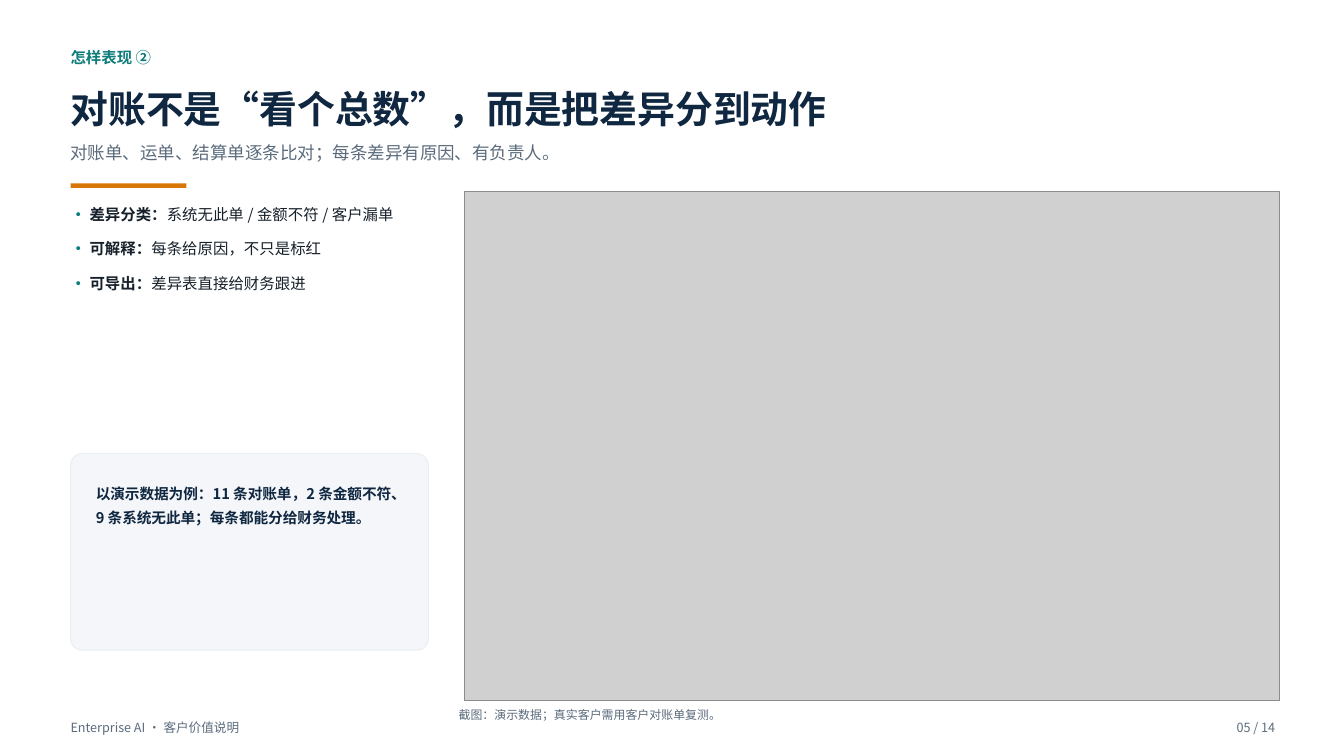
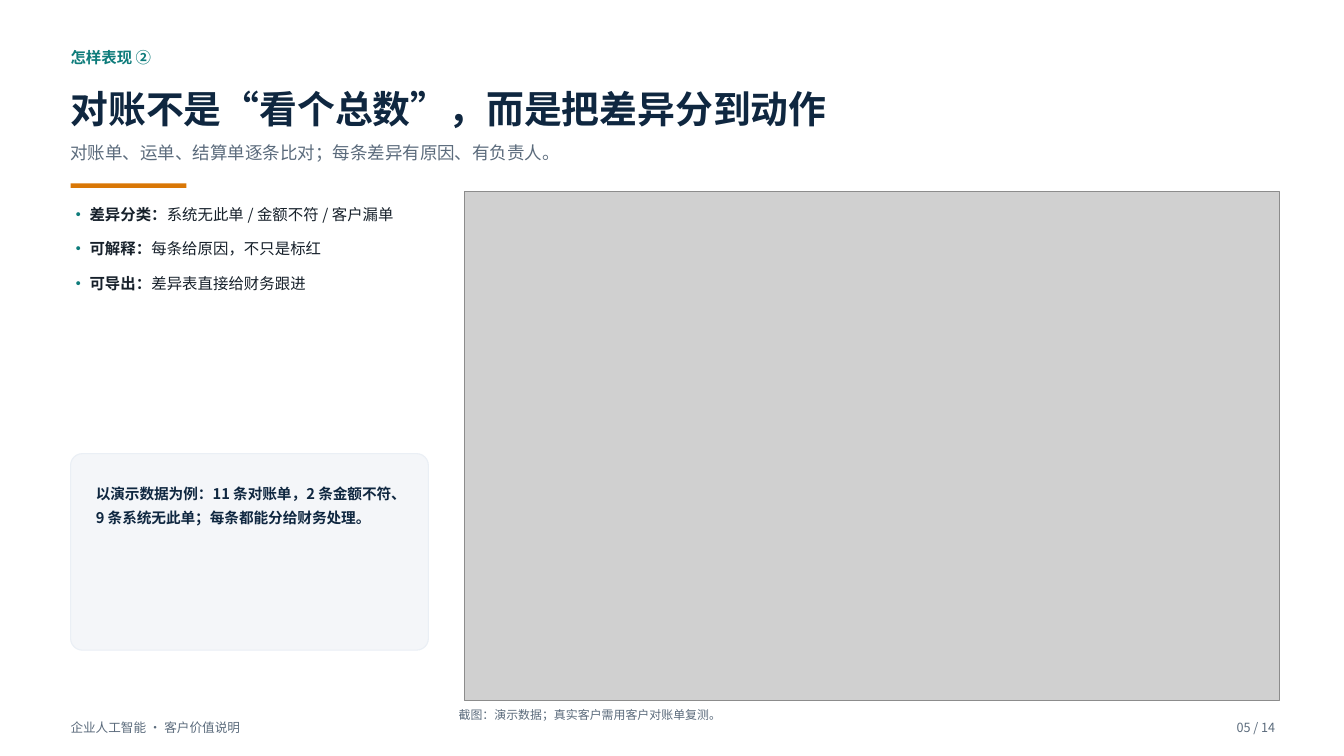
Before and after one commit to roma007/Enterprise-AI, a slide deck: slide 5 of 会客包/reports/客户老板版_系统能力介绍_2026-11-05.pptx. Drawn at 1344x756 pixels with LibreOffice and Linux fonts; fonts in the diff are those of the drawing; grey boxes stand for pictures. Boxes give left, top, right and bottom in pixels: in the first picture for what was removed or moved away, otherwise in the second. Text is boxed around its words. In the diff, an @@ line names an element or a change of style, - is before the commit and + after.

```diff
--- a/会客包/reports/客户老板版_系统能力介绍_2026-11-05.pptx
+++ b/会客包/reports/客户老板版_系统能力介绍_2026-11-05.pptx
@@ text at [71, 721, 240, 733]: text changed @@
-Enterprise AI · 客户价值说明
+企业人工智能 · 客户价值说明
```
Also in this commit, not shown: 13 other slides changed, 6 other files.
